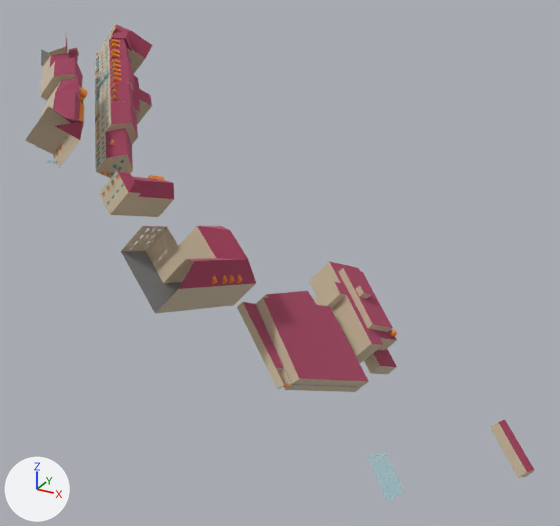
What one commit did to the glTF model samples/1.1/3dcitydb_shaders_ingolstadt/content/1_1_0.glb.
Rendered twice from a 50 mm camera at (476.0, -113.0, 364.0) aimed at (348.0, 118.0, 248.0). The lights are fixed; the arrows at lower left show +X, +Y and +Z. The first picture is the older version. Where no turn or scale is listed for an object, it has been applied to the vertices. Vertices at exactly the same position are counted once.
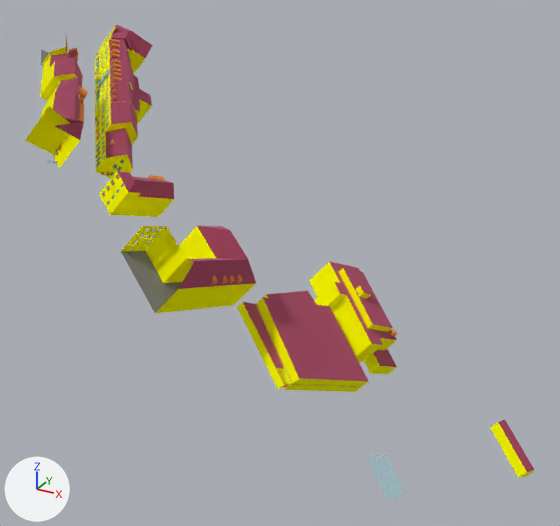
The newer file is also turned or shifted as a whole; pictures and numbers use the older file's frame.

What differs and where, as boxes [x1, y1, x2, y2] in the pictures (560 x 526 px; the box of a moved part takes in the faces that stretch with it):
'mesh', recoloured, surface changed
    both: [25, 24, 534, 478]
part 1 of me_mesh, moved or reshaped
    before: [78, 36, 124, 193]
    after: [95, 56, 147, 238]
part 2 of me_mesh, recoloured
    both: [27, 38, 534, 478]

What the commit changed:
Material 'Material_7' (mat_material_7) changes colour from pale yellow #e3d8c5 to cyan #bbebef; in linear values from (0.769, 0.69, 0.561) to (0.494, 0.827, 0.867).
In material 'Material_7' (mat_material_7), alpha goes from 1.0 to 0.4.
Material 'Material_8' (mat_material_8) changes colour from cyan #bbebef to yellow #ffff00; in linear values from (0.494, 0.827, 0.867) to (1.0, 1.0, 0.0).
In material 'Material_8' (mat_material_8), alpha goes from 0.4 to 1.0.
me_mesh is used by ob_mesh; location (0.0, 0.0, 0.0).
me_mesh had 17265 vertices, 39222 faces and spanned x 252.0..443.0, y 52.0..176.0, z 153.0..327.0.
me_mesh now has 17265 vertices, 39223 faces and spans x 252.0..443.0, y 52.0..176.0, z 153.0..327.0.
me_mesh part 1: 330 vertices moved within x 255.0..332.0, y 65.0..146.0, z 270.0..324.0.
me_mesh part 2: 646 faces spanning x 252.0..443.0, y 52.0..176.0, z 153.0..323.0 switch from mat_material_7 (pale yellow #e3d8c5) to mat_material_8 (yellow #ffff00).
Other edits to the shape of me_mesh do not show in these pictures.
